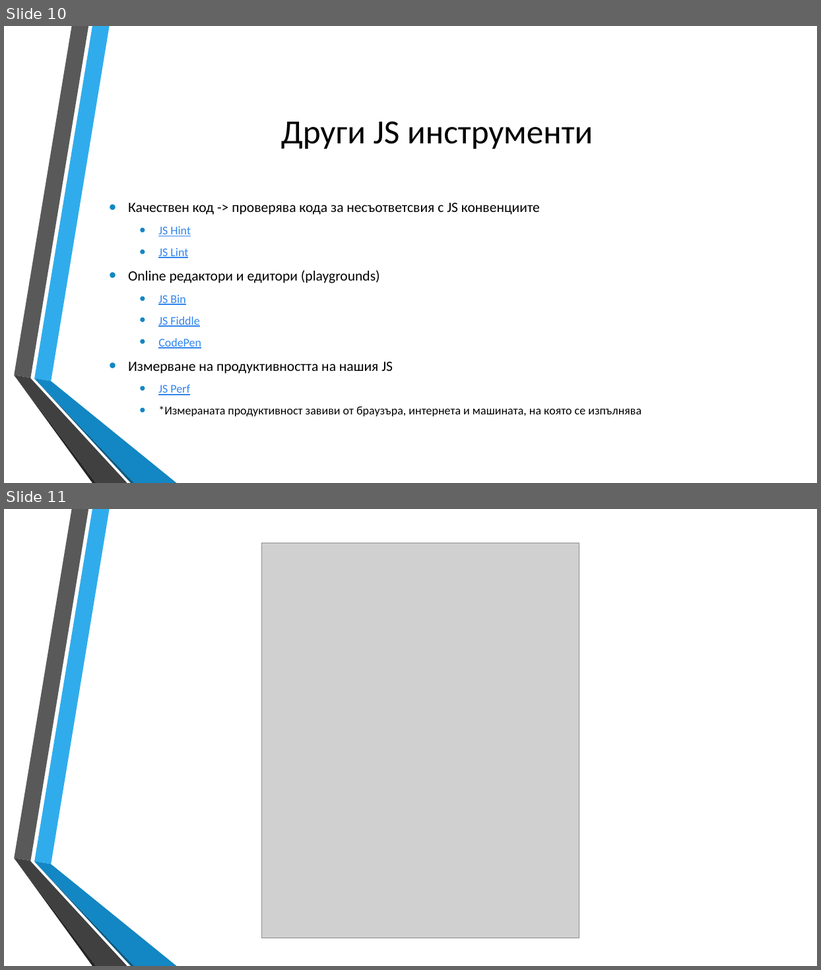
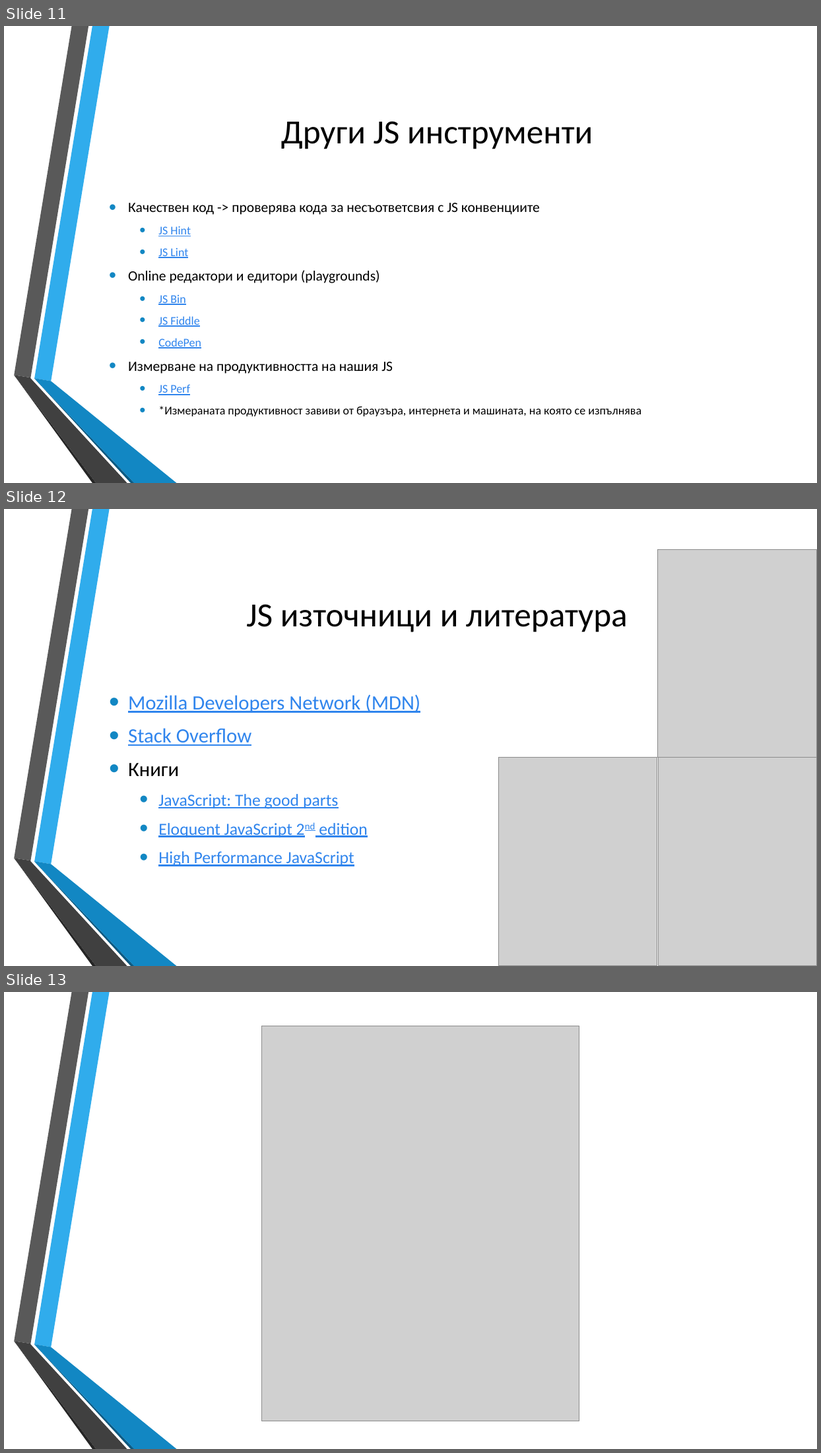
Before and after one commit to dnmitev/IT-Academy, a slide deck: JS Fundamentals/1.Intro/JS-Fund-Intro.pptx. Shown one above the other, each under a label of ours: slides 10 and 11 before the commit, slides 11, 12 and 13 after it. The pictures are 821x970 and 821x1453 pixels, drawn with LibreOffice and Linux fonts; fonts in the diff are those of the drawing; grey boxes stand for pictures; background and template pictures are left out. Boxes give left, top, right and bottom in pixels: in the first picture for what was removed or moved away, otherwise in the second. Text is boxed around its words. In the diff, an @@ line names an element or a change of style, - is before the commit and + after.

```diff
--- a/JS Fundamentals/1.Intro/JS-Fund-Intro.pptx
+++ b/JS Fundamentals/1.Intro/JS-Fund-Intro.pptx
@@ slide 12 added at box(4, 509, 817, 966), background picture (left out); not listed: 6 template elements that a slide beside it also shows @@
@@ picture added at box(658, 550, 817, 758) @@
@@ title added at box(246, 604, 628, 632), 40 pt, text #000000 @@
+JS източници и литература
@@ text added at box(128, 694, 420, 867), 20 pt, text #3085ED, underline @@
+• Mozilla Developers Network (MDN)
+• Stack Overflow
+• Книги
+  • JavaScript: The good parts
+  • Eloquent JavaScript 2nd edition
+  • High Performance JavaScript
@@ picture added at box(499, 758, 657, 966) @@
@@ picture added at box(659, 758, 817, 966) @@
@@ what was slide 10 is now slide 11 @@
@@ what was slide 11 is now slide 13 @@
```
Also in this commit, not shown: 1 other slide added, 8 other files.
